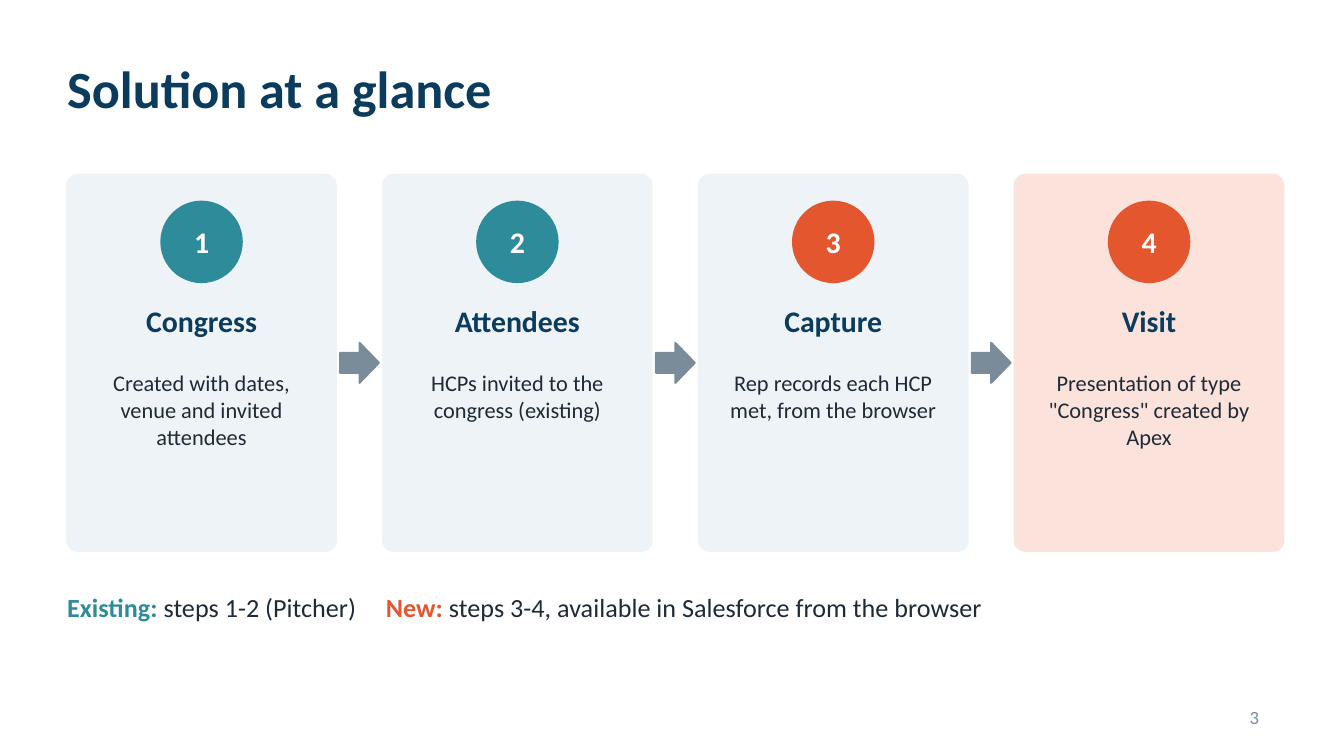
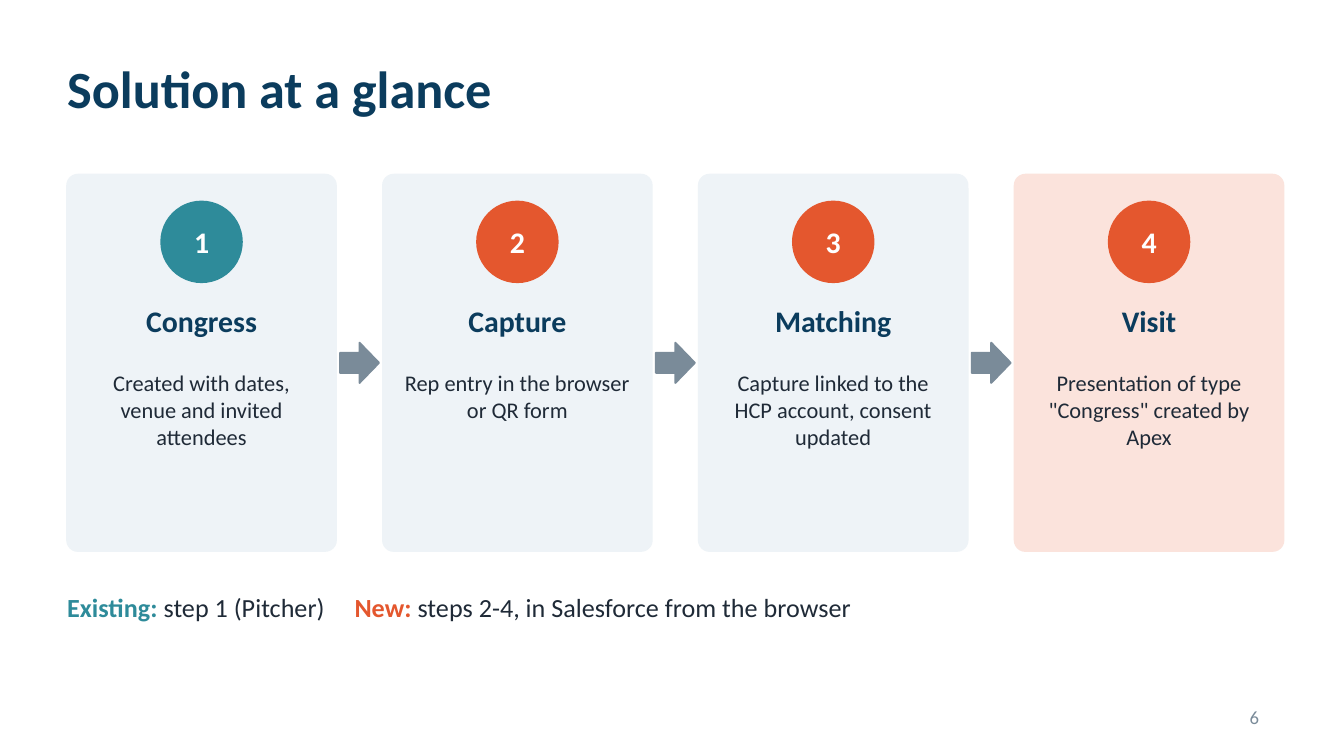
Before and after one commit to patrik8585/claude, a slide deck: slide 6 of slides/France_CBU_Congress_Solution.pptx (slide 3 before the commit). Drawn at 1344x756 pixels with LibreOffice and Linux fonts; fonts in the diff are those of the drawing. Boxes give left, top, right and bottom in pixels: in the first picture for what was removed or moved away, otherwise in the second. Text is boxed around its words. In the diff, an @@ line names an element or a change of style, - is before the commit and + after.

```diff
--- a/slides/France_CBU_Congress_Solution.pptx
+++ b/slides/France_CBU_Congress_Solution.pptx
@@ ellipse at (477, 202, 558, 282): fill #2E8B9A to #E4572E; outline #2E8B9A 1 pt to #E4572E 1 pt @@
@@ text at (468, 312, 566, 337): text changed @@
-Attendees
+Capture
@@ text at (775, 311, 891, 337): text changed @@
-Capture
+Matching
@@ text at (405, 375, 629, 421): text changed @@
-HCPs invited to the congress (existing)
+Rep entry in the browser or QR form
@@ text at (735, 375, 932, 449): text changed @@
-Rep records each HCP met, from the browser
+Capture linked to the HCP account, consent updated
@@ text at (67, 598, 851, 622): text changed @@
-Existing: steps 1-2 (Pitcher) New: steps 3-4, available in Salesforce from the browser
+Existing: step 1 (Pitcher) New: steps 2-4, in Salesforce from the browser
@@ page number at (1250, 711, 1259, 724): text changed @@
-3
+6
```
Also in this commit, not shown: 8 other slides changed, 4 slides added.
